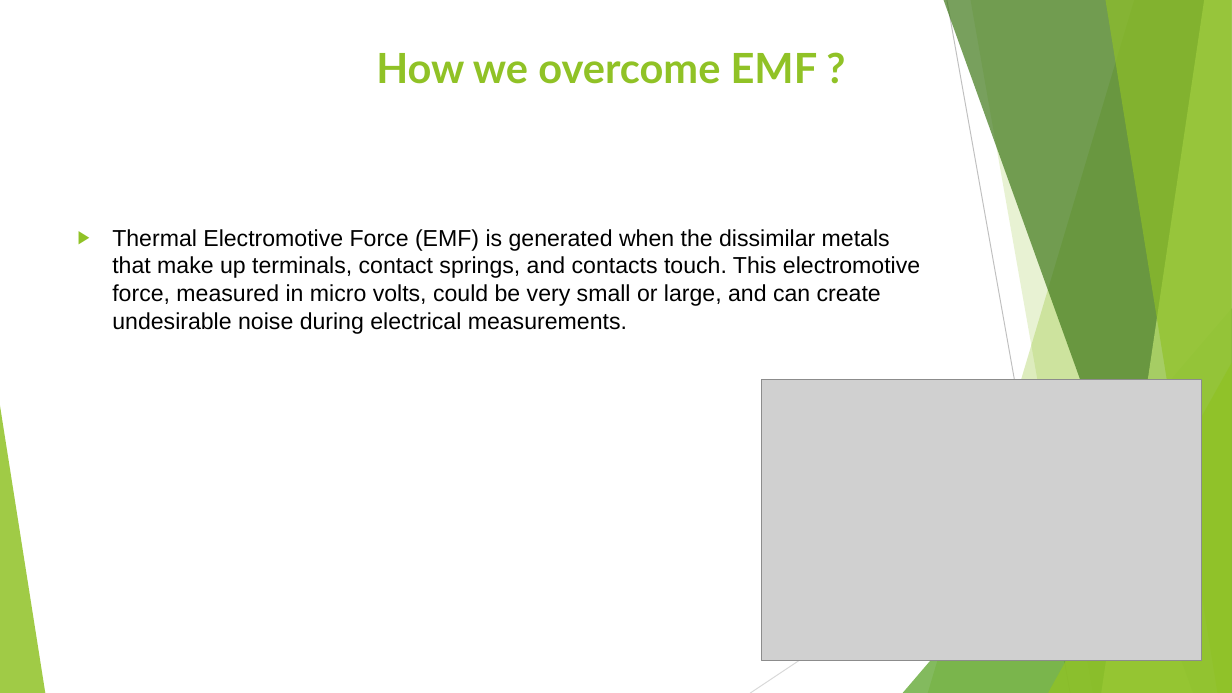
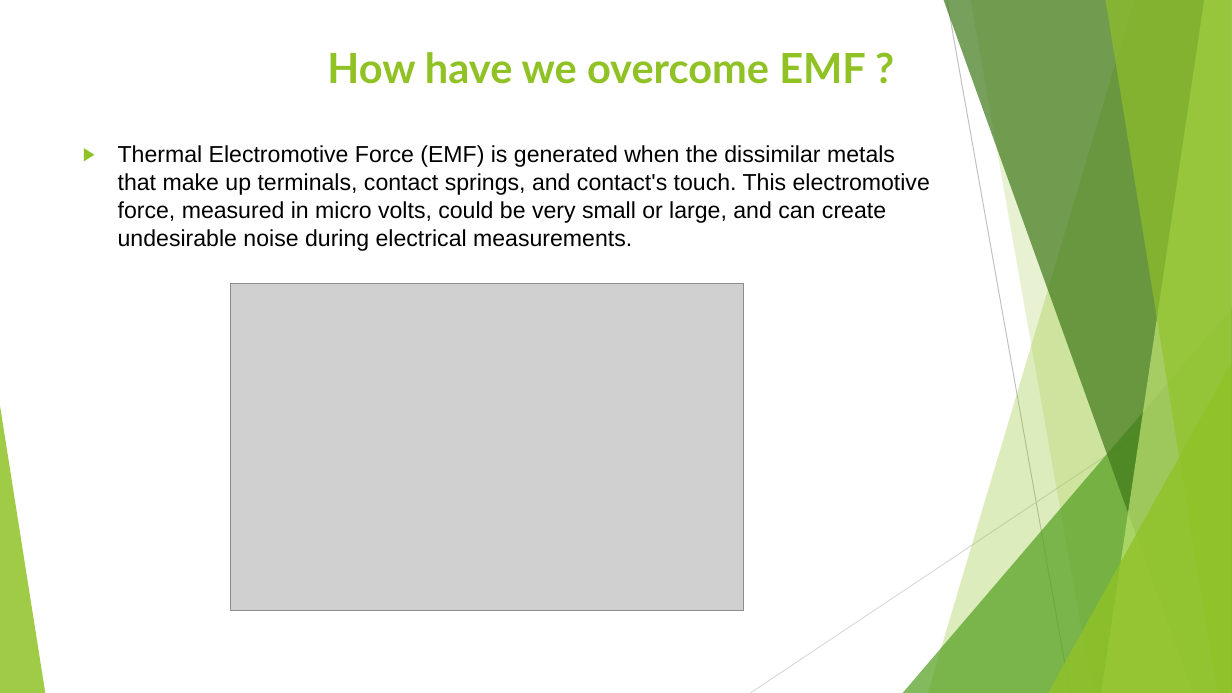
Before and after one commit to EngSherifMostafa/Graduation-project-2020-2021, a slide deck: slide 15 of Theoretical/Smart Battery Monitor.pptx. Drawn at 1232x693 pixels with LibreOffice and Linux fonts; fonts in the diff are those of the drawing; grey boxes stand for pictures. Boxes give left, top, right and bottom in pixels: in the first picture for what was removed or moved away, otherwise in the second. Text is boxed around its words. In the diff, an @@ line names an element or a change of style, - is before the commit and + after.

Commit message:
edit presentation

```diff
--- a/Theoretical/Smart Battery Monitor.pptx
+++ b/Theoretical/Smart Battery Monitor.pptx
@@ title at (327,52,866,84): text changed @@
-How we overcome EMF ?
+How have we overcome EMF ?
@@ text at (118,145,930,251): text changed @@
-▶ Thermal Electromotive Force (EMF) is generated when the dissimilar metals that make up terminals, contact springs, and contacts touch. This electromotive force, measured in micro volts, could be very small or large, and can create undesirable noise during electrical measurements.
+▶ Thermal Electromotive Force (EMF) is generated when the dissimilar metals that make up terminals, contact springs, and contact's touch. This electromotive force, measured in micro volts, could be very small or large, and can create undesirable noise during electrical measurements.
@@ picture: place and size @@
-picture at (762,380,1202,661)
+picture at (230,283,744,611)
```
Also in this commit, not shown: 14 other slides changed.
